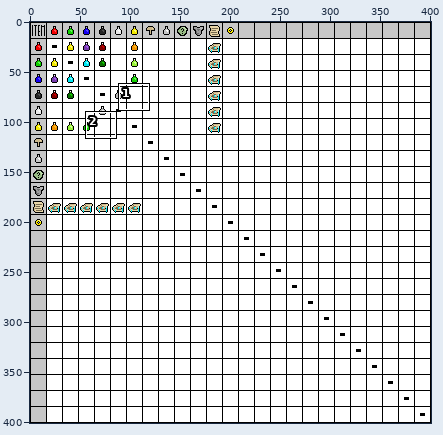
Sprite sheet -- Recipes.png. The first picture is a wide view before the edit; the outline marks the close-up.
Close-up. Old version:
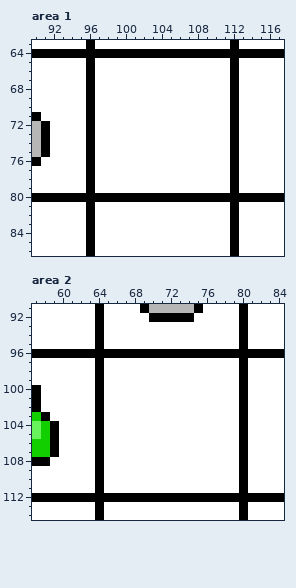
The file is 401x401 pixels. Shown: area 1: x 90..117, y 63..86; area 2: x 57..84, y 91..114.
After:
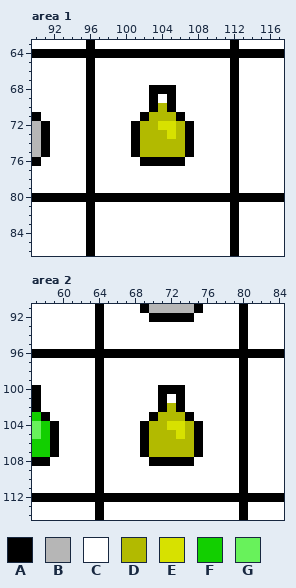
Palette (. is transparent): A #000000  B #b6b6b6  C #ffffff  D #b2ba00  E #d7e100  F #12cf00  G #68f25b
Changes in this commit:
Area 1:
The edit turns colour C into colour A in row 68 at x 103 to 105; in rows 69 to 70 at x 103 and 105; in row 71 at x 102 and 106; in rows 72 to 75 at x 101 and 107; in row 76 at x 102 to 106.
The edit turns colour C into colour D in row 70 at x 104; in row 71 at x 103 to 105; in row 72 at x 102 to 103 and 106; in row 73 at x 102 to 104 and 106; in rows 74 to 75 at x 102 to 106.
The edit turns colour C into colour E in row 72 at x 104 to 105; in row 73 at x 105.
Area 2:
The edit turns colour C into colour A in row 100 at x 71 to 73; in rows 101 to 102 at x 71 and 73; in row 103 at x 70 and 74; in rows 104 to 107 at x 69 and 75; in row 108 at x 70 to 74.
The edit turns colour C into colour D in row 102 at x 72; in row 103 at x 71 to 73; in row 104 at x 70 to 71 and 74; in row 105 at x 70 to 72 and 74; in rows 106 to 107 at x 70 to 74.
The edit turns colour C into colour E in row 104 at x 72 to 73; in row 105 at x 73.
Pixel boxes of the changes (left, top, right, bottom) in both close-ups:
changed: (131, 85, 194, 166)
changed: (140, 385, 203, 466)
